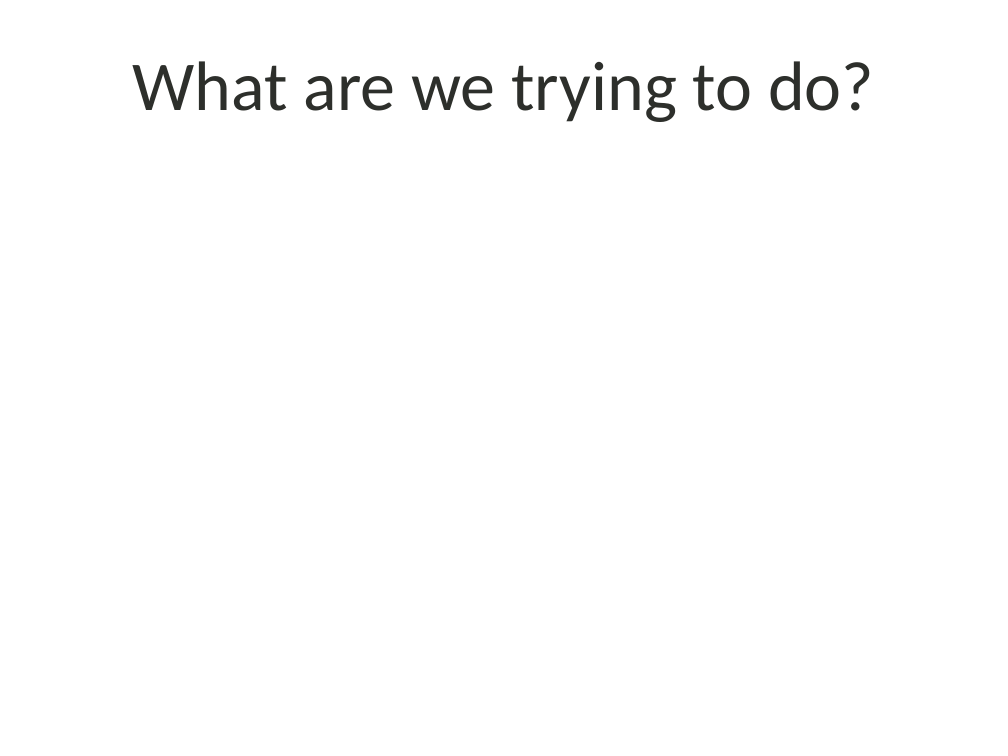
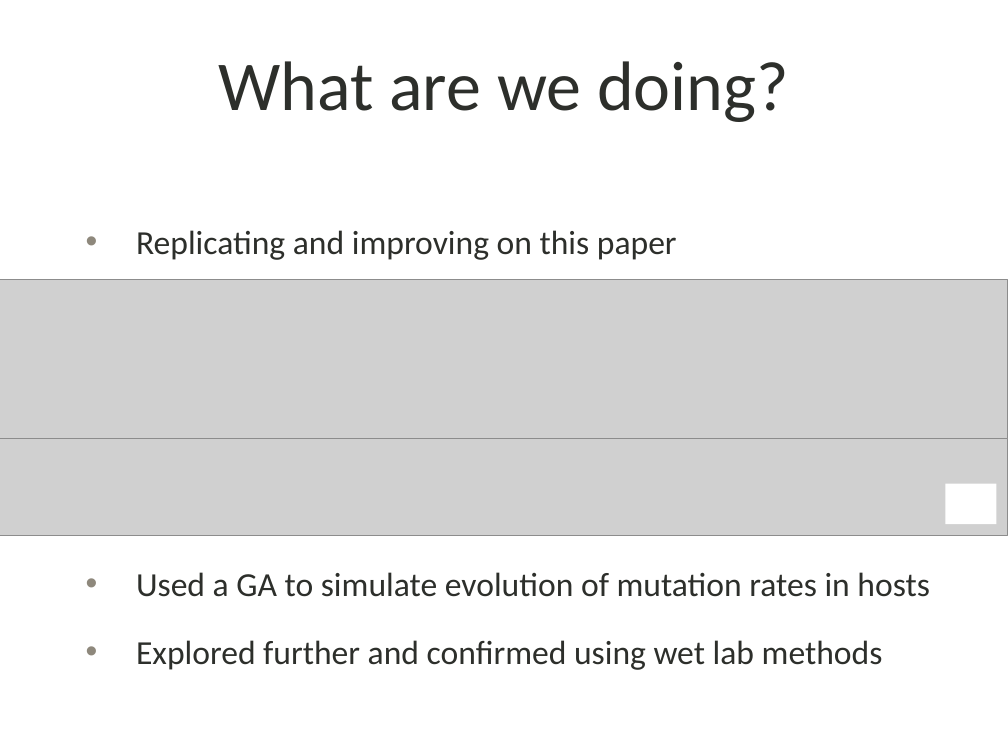
Before and after one commit to shankl/EvoComp_FinalProject, a slide deck: slide 6 of presentation.pptx (slide 5 before the commit). Drawn at 1008x756 pixels with LibreOffice and Linux fonts; fonts in the diff are those of the drawing; grey boxes stand for pictures; background and template pictures are left out. Boxes give left, top, right and bottom in pixels: in the first picture for what was removed or moved away, otherwise in the second. Text is boxed around its words. In the diff, an @@ line names an element or a change of style, - is before the commit and + after.

```diff
--- a/presentation.pptx
+++ b/presentation.pptx
@@ title at (x1=218, y1=61, x2=789, y2=122): text changed @@
-What are we trying to do?
+What are we doing?
@@ text added at (x1=136, y1=230, x2=930, y2=670), 24 pt, text #2D2F2B @@
+• Replicating and improving on this paper
+• Used a GA to simulate evolution of mutation rates in hosts
+• Explored further and confirmed using wet lab methods
@@ picture added at (x1=0, y1=280, x2=1008, y2=450) @@
@@ picture added at (x1=0, y1=438, x2=1008, y2=535) @@
@@ rectangle added at (x1=946, y1=484, x2=997, y2=524), fill #FFFFFF @@
```
Also in this commit, not shown: 6 other slides changed, 3 slides added.
